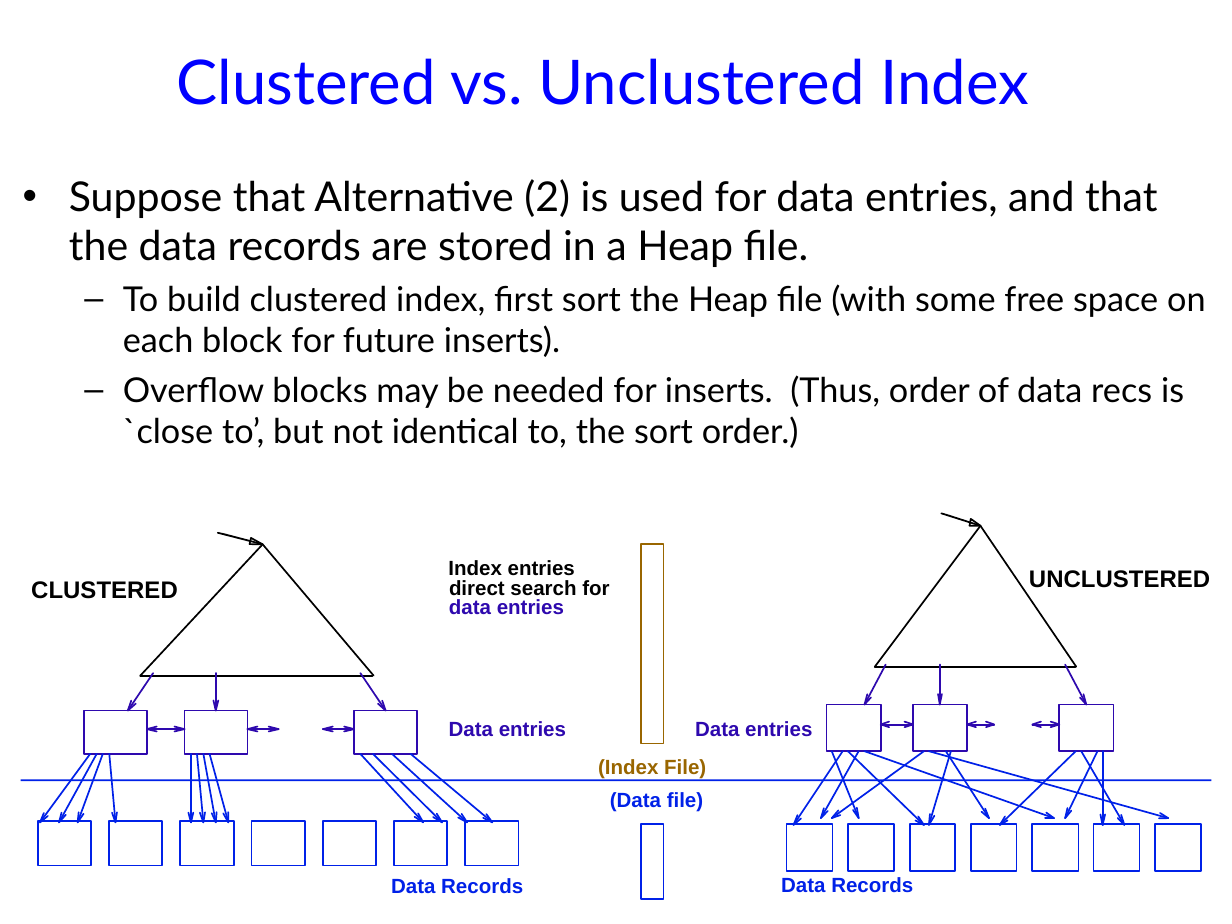
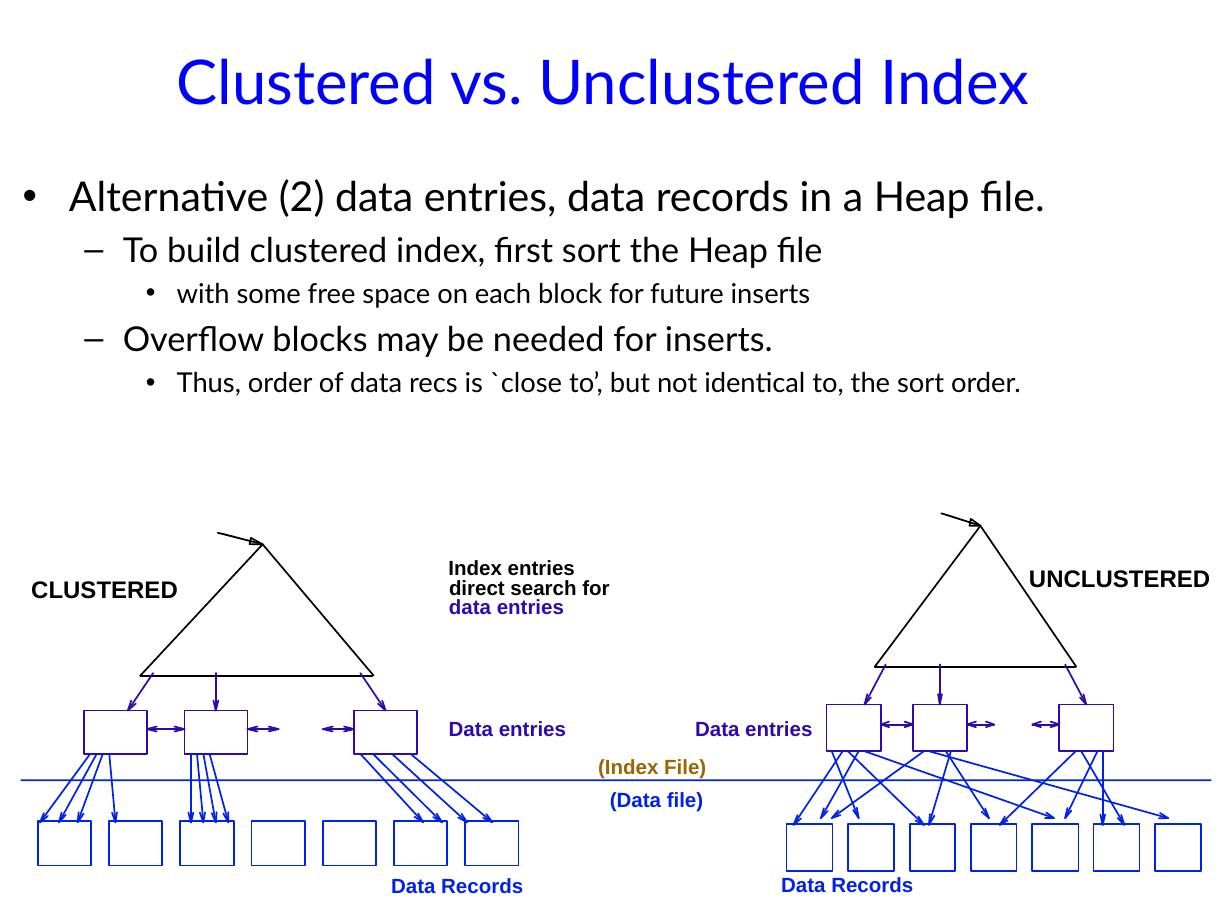
Before and after one commit to jhellerstein/cs186-09, a slide deck: slide 20 of lecs/05-FilesIndexes.ppt. Drawn at 1232x924 pixels with LibreOffice and Linux fonts; fonts in the diff are those of the drawing; background and template pictures are left out. Boxes give left, top, right and bottom in pixels: in the first picture for what was removed or moved away, otherwise in the second. Text is boxed around its words. In the diff, an @@ line names an element or a change of style, - is before the commit and + after.

```diff
--- a/lecs/05-FilesIndexes.ppt
+++ b/lecs/05-FilesIndexes.ppt
@@ text at (x1=69, y1=179, x2=1045, y2=396): text changed; size 20 to 16 pt @@
-• Suppose that Alternative (2) is used for data entries, and that the data records are stored in a Heap file.
-  – To build clustered index, first sort the Heap file (with some free space on each block for future inserts).
-  – Overflow blocks may be needed for inserts. (Thus, order of data recs is `close to’, but not identical to, the sort order.)
+• Alternative (2) data entries, data records in a Heap file.
+  – To build clustered index, first sort the Heap file
+    • with some free space on each block for future inserts
+  – Overflow blocks may be needed for inserts.
+    • Thus, order of data recs is `close to’, but not identical to, the sort order.
@@ freeform shape removed at (x1=641, y1=545, x2=664, y2=744) @@
@@ freeform shape removed at (x1=641, y1=824, x2=664, y2=899) @@
```
Also in this commit, not shown: 9 other slides changed, 1 other file.
